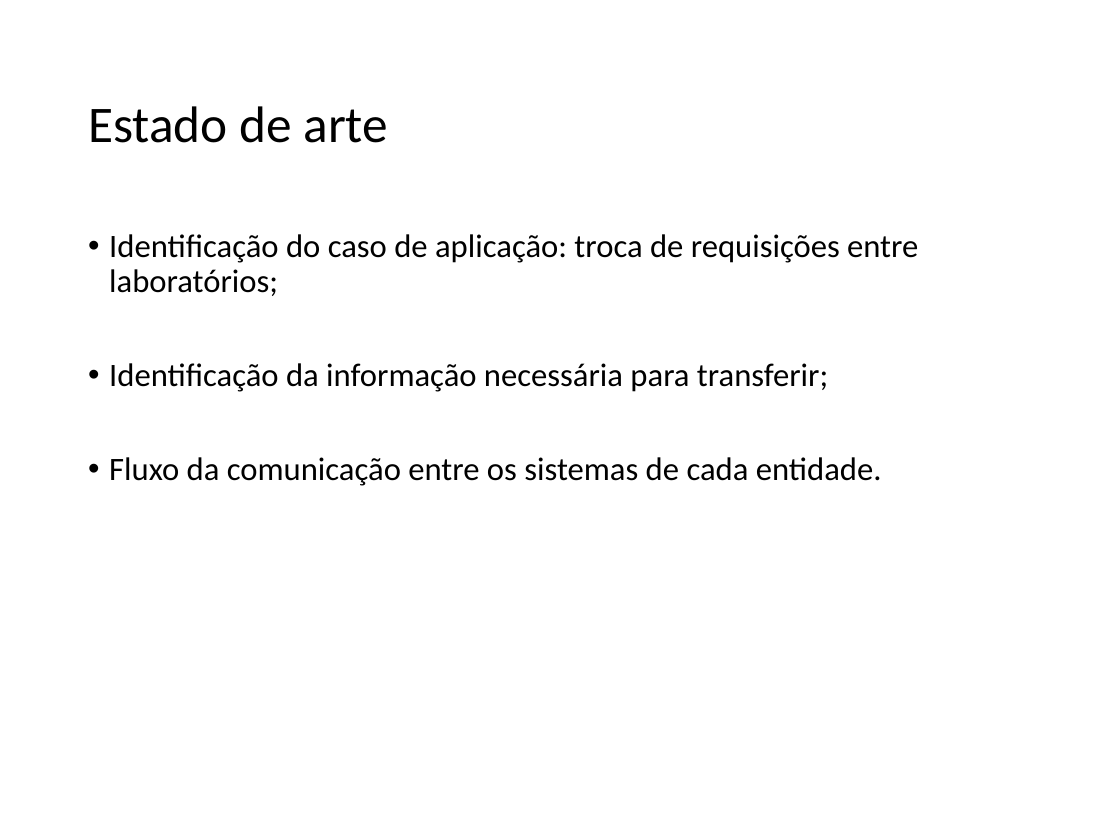
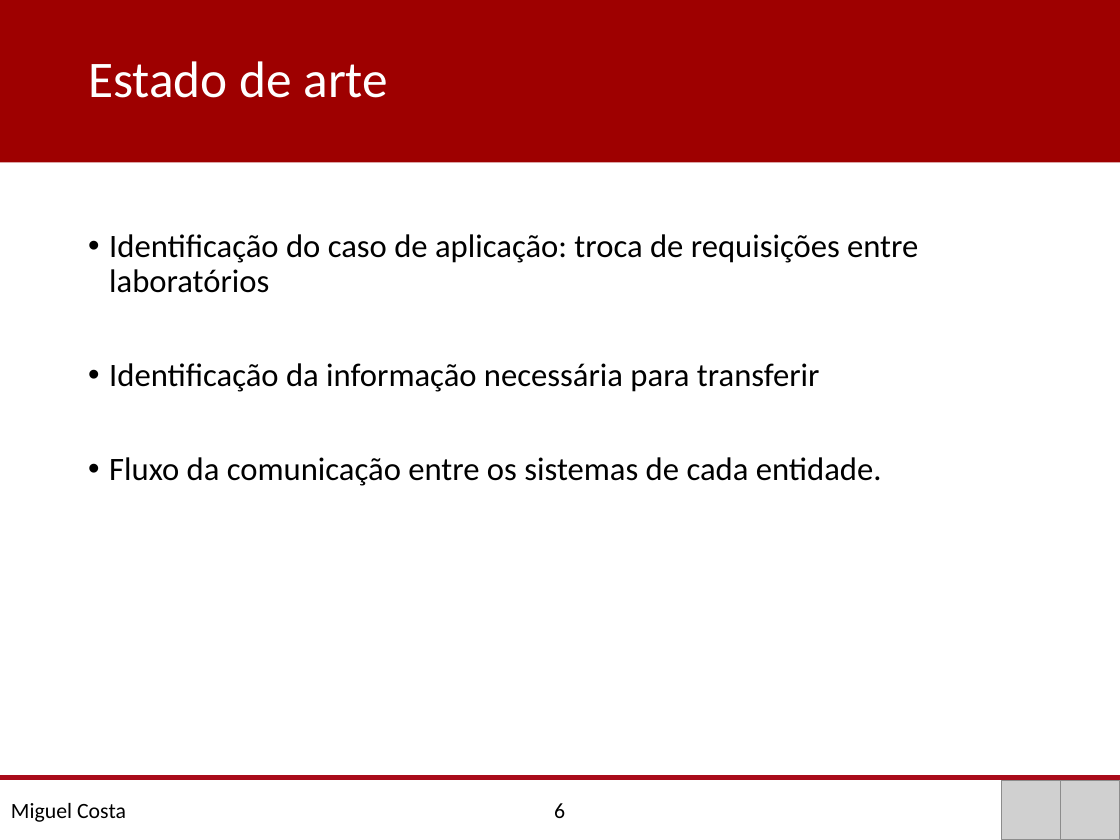
Before and after one commit to MiguelCosta/msc-thesis, a slide deck: slide 7 of doc/Pré-Tese/Apresentação/Pré-Tese.pptx. Drawn at 1120x840 pixels with LibreOffice and Linux fonts; fonts in the diff are those of the drawing; grey boxes stand for pictures. Boxes give left, top, right and bottom in pixels: in the first picture for what was removed or moved away, otherwise in the second. Text is boxed around its words. In the diff, an @@ line names an element or a change of style, - is before the commit and + after.

```diff
--- a/doc/Pré-Tese/Apresentação/Pré-Tese.pptx
+++ b/doc/Pré-Tese/Apresentação/Pré-Tese.pptx
@@ rectangle "Estado de arte": place and size @@
-rectangle "Estado de arte" at [88, 106, 389, 143]
+rectangle "Estado de arte" at [0, 0, 1120, 162]
@@ rectangle "Estado de arte" at [0, 0, 1120, 162]: text colour #000000 to #FFFFFF; fill none to #9E0000 @@
@@ text at [109, 234, 918, 392]: text changed @@
-• Identificação do caso de aplicação: troca de requisições entre laboratórios;
-• Identificação da informação necessária para transferir;
+• Identificação do caso de aplicação: troca de requisições entre laboratórios
+• Identificação da informação necessária para transferir
@@ line added from (0, 777) to (1120, 777), #A90B1A 2.75 pt @@
@@ text added at [11, 803, 565, 822], 14 pt, text #000000 @@
+Miguel Costa 6
@@ picture added at [1001, 781, 1060, 840] @@
@@ picture added at [1061, 781, 1120, 840] @@
```
Also in this commit, not shown: 7 other slides changed, 1 slide added, 1 slide removed.
